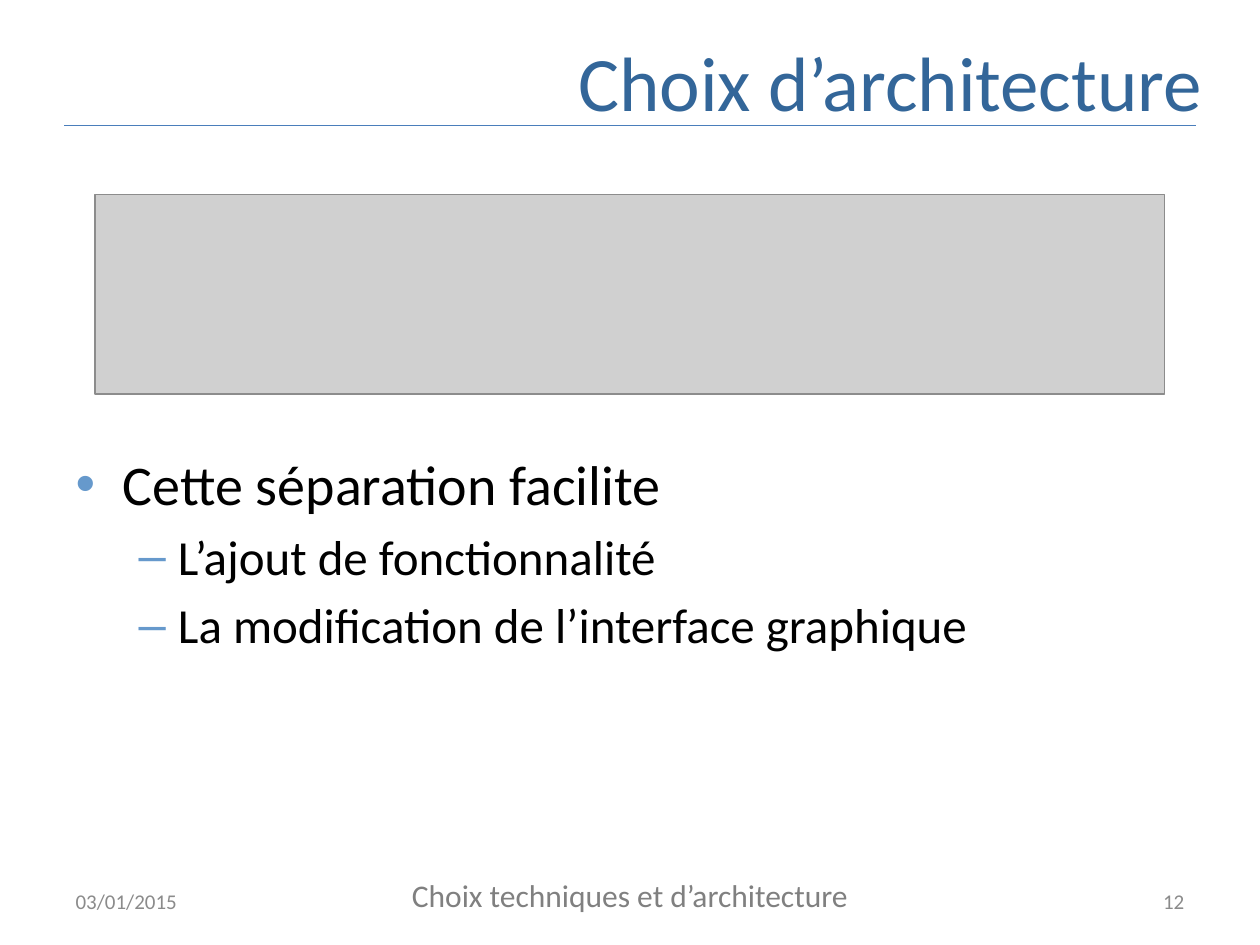
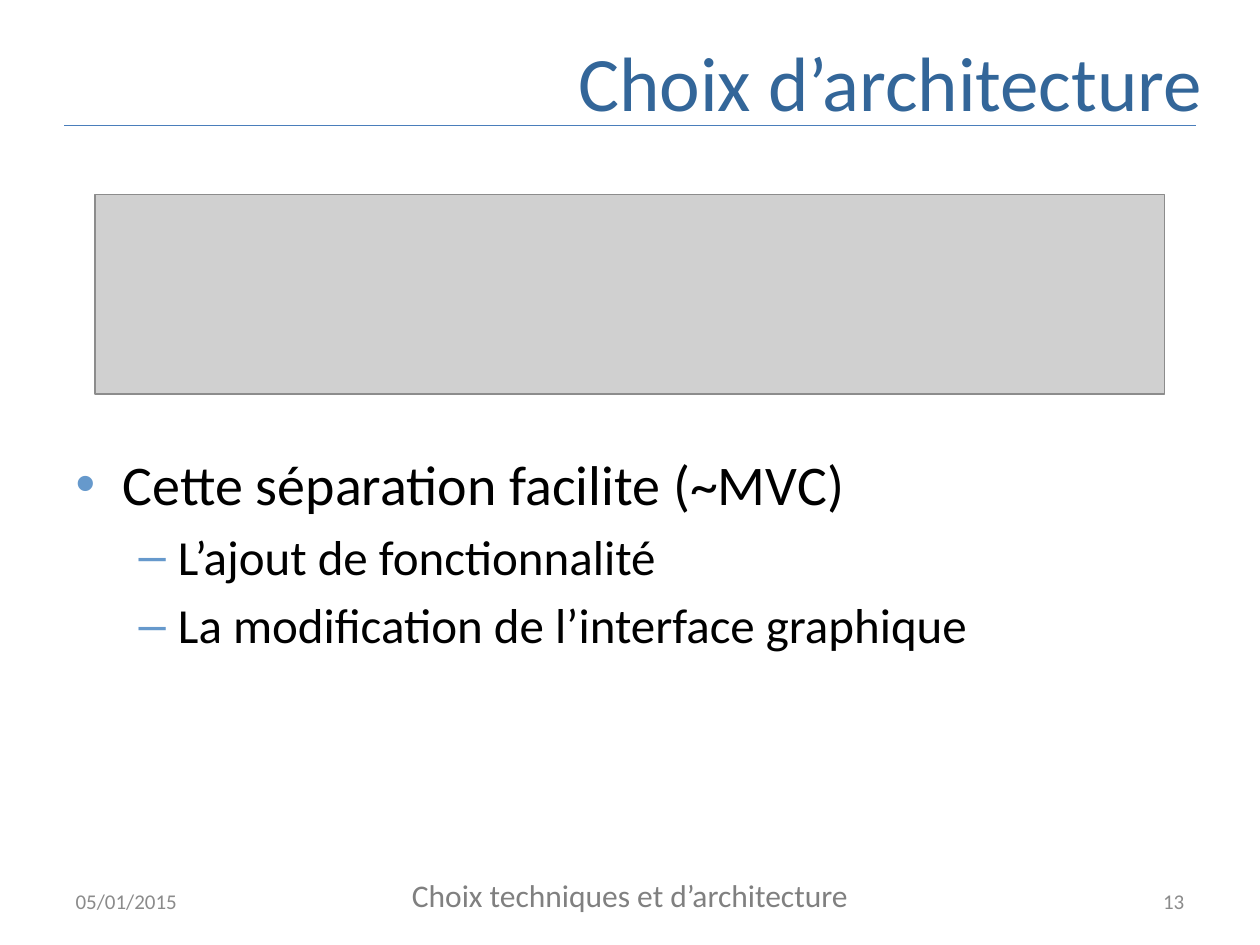
Before and after one commit to AppInfoCPE/genielog, a slide deck: slide 13 of Documentation/presentation.pptx (slide 12 before the commit). Drawn at 1260x945 pixels with LibreOffice and Linux fonts; fonts in the diff are those of the drawing; grey boxes stand for pictures. Boxes give left, top, right and bottom in pixels: in the first picture for what was removed or moved away, otherwise in the second. Text is boxed around its words. In the diff, an @@ line names an element or a change of style, - is before the commit and + after.

```diff
--- a/Documentation/presentation.pptx
+++ b/Documentation/presentation.pptx
@@ text at bbox=[123, 464, 844, 514]: text changed @@
-• Cette séparation facilite
+• Cette séparation facilite (~MVC)
@@ text at bbox=[76, 894, 177, 910]: text changed @@
-03/01/2015
+05/01/2015
@@ page number at bbox=[1163, 895, 1184, 909]: text changed @@
-12
+13
```
Also in this commit, not shown: 17 other slides changed, 2 slides added, 1 slide removed.
